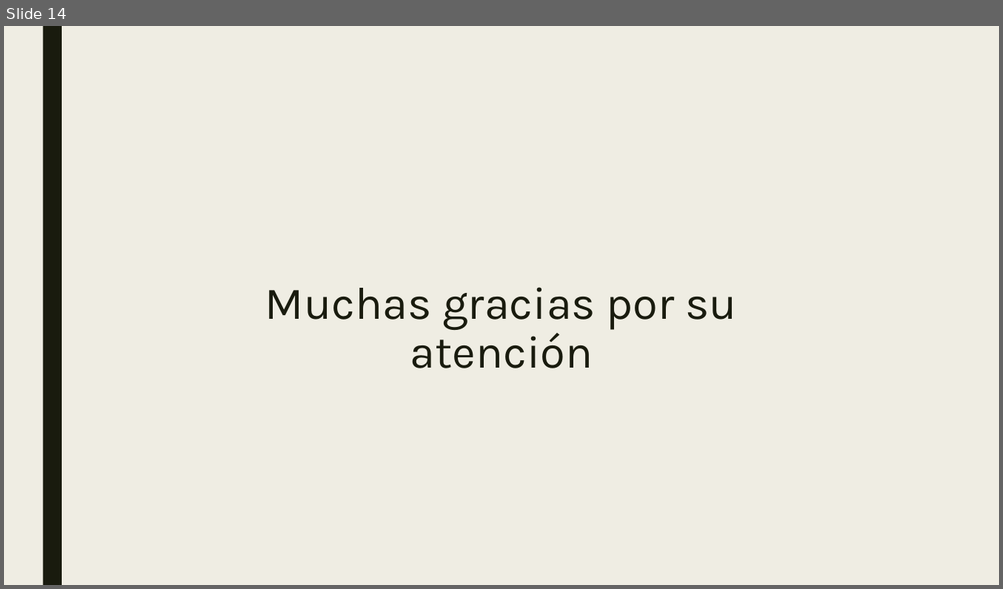
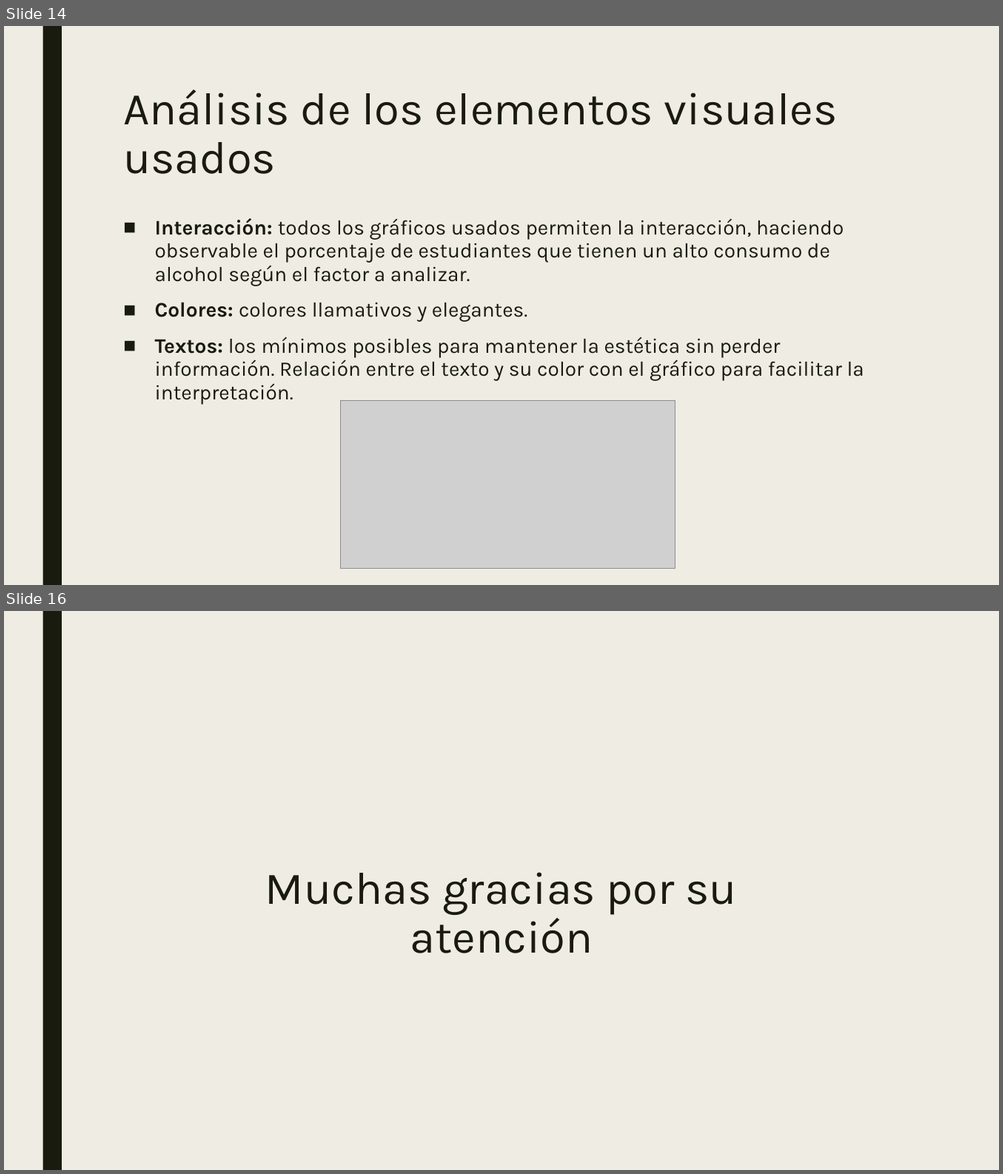
Before and after one commit to mariousm/Data-Science-Master, a slide deck: 2021-22/PrimerSemestre/Visualizacion/PEC3/Storytelling.pptx. Shown one above the other, each under a label of ours: slide 14 before the commit, slides 14 and 16 after it; the slides between them are not shown. The pictures are 1003x589 and 1003x1174 pixels, drawn with LibreOffice and Linux fonts; fonts in the diff are those of the drawing; grey boxes stand for pictures. Boxes give left, top, right and bottom in pixels: in the first picture for what was removed or moved away, otherwise in the second. Text is boxed around its words. In the diff, an @@ line names an element or a change of style, - is before the commit and + after.

```diff
--- a/2021-22/PrimerSemestre/Visualizacion/PEC3/Storytelling.pptx
+++ b/2021-22/PrimerSemestre/Visualizacion/PEC3/Storytelling.pptx
@@ slide 14 added at <box>4,26,999,585</box>, background #EFEDE3; not listed: 1 template element that a slide beside it also shows @@
@@ title added at <box>123,90,837,174</box>, 44 pt, text #191B0E @@
+Análisis de los elementos visuales usados
@@ text added at <box>155,218,864,405</box>, 20 pt, text #191B0E @@
+■ Interacción: todos los gráficos usados permiten la interacción, haciendo observable el porcentaje de estudiantes que tienen un alto consumo de alcohol según el factor a analizar.
+■ Colores: colores llamativos y elegantes.
+■ Textos: los mínimos posibles para mantener la estética sin perder información. Relación entre el texto y su color con el gráfico para facilitar la interpretación.
@@ picture added at <box>341,401,675,568</box> @@
@@ what was slide 14 is now slide 16 @@
```
Also in this commit, not shown: 1 slide changed, 13 other slides added, 12 slides removed.
